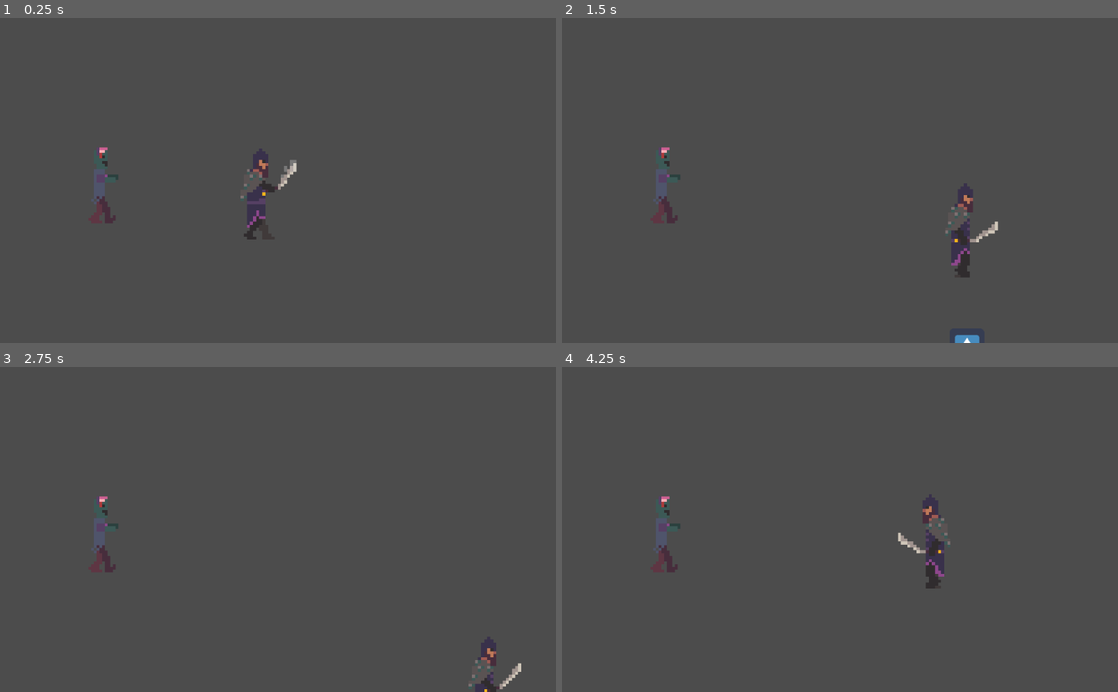
Above: before the commit, frames 1-4 (two rows, left to right).
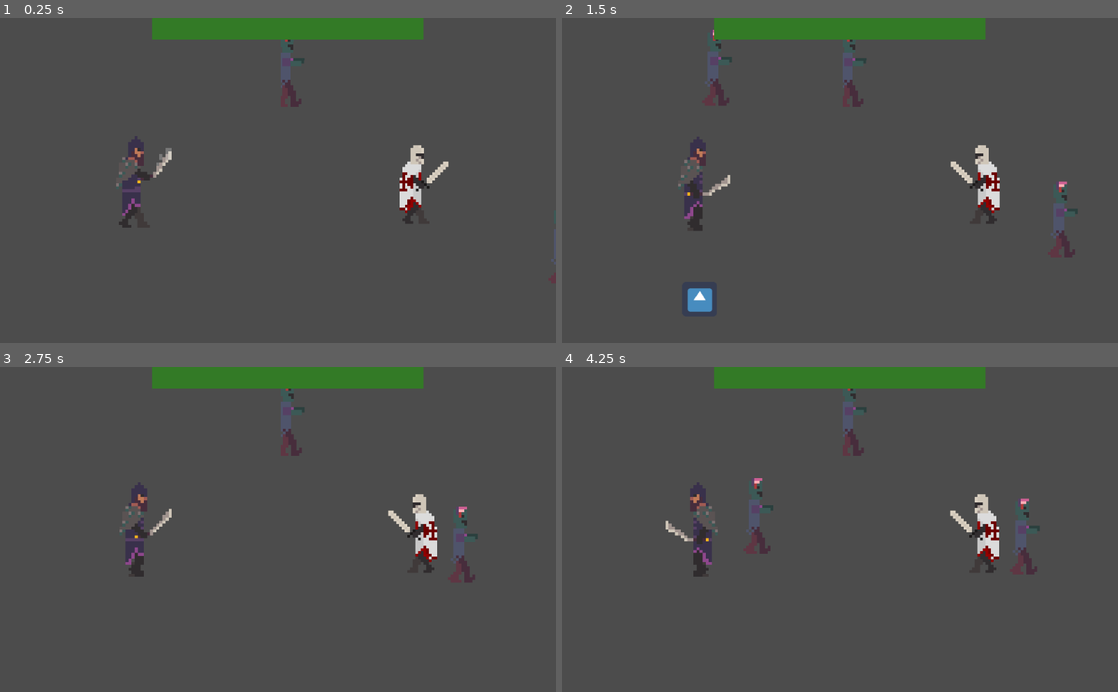
Above: after the commit, the same moments.

Repository: imav97/GMTK2021
Game: Godot game, scene res://Maps/Main0.tscn
Same seed, same stepped clock (60 frames per second), same inputs: the game is played once before the commit and once after it. Before the commit the project starts from res://TEST_SCENE.tscn. The engine's default icon, where the game draws it, is replaced by a stand-in: a white triangle on a blue panel in a dark square.
Inputs (mouse positions are in pixels of both pictures, inside the frame that each line leads up to):
- Up to frame 1 (0.25 s): no input
- Up to frame 2 (1.5 s): move the mouse to (962, 164) at 0.52 s; press the mouse at (962, 164) at 0.53 s; hold D (right) 0.53-1.28 s; move the mouse to (728, 196) at 1.27 s; release the mouse at (728, 196) at 1.28 s; hold S (down) from 1.28 s (still down); tap Shift (mana_attack) at 1.35 s
- Up to frame 3 (2.75 s): move the mouse to (333, 458) at 2.02 s; release S (down) at 2.03 s; hold D (right) from 2.03 s (still down); hold Space (simple_attack) from 2.03 s (still down)
- Up to frame 4 (4.25 s): move the mouse to (812, 594) at 2.77 s; release D (right) at 2.78 s; release Space (simple_attack) at 2.78 s; hold W (up) 2.78-3.53 s; click (812, 594) at 2.85 s; move the mouse to (1006, 578) at 3.52 s; hold A (left) from 3.53 s (still down); hold Shift (mana_attack) from 3.53 s (still down)

The runs differ from the first frame. In frame 1, 6.2% of the frame differs, in the area x 16-100%, y 0-76%; in frame 2, 7.2%, in the area x 16-93%, y 0-100%; in frame 3, 6.2%; in frame 4, 6.8%.

Commit message:
Change main scene.

Diff:
--- a/gmtk2021/project.godot
+++ b/gmtk2021/project.godot
@@ -10,12 +10,13 @@
 
 _global_script_classes=[  ]
 _global_script_class_icons={
+
 }
 
 [application]
 
 config/name="gmtk2021"
-run/main_scene="res://TEST_SCENE.tscn"
+run/main_scene="res://Maps/Main0.tscn"
 config/icon="res://icon.png"
 
 [input]
